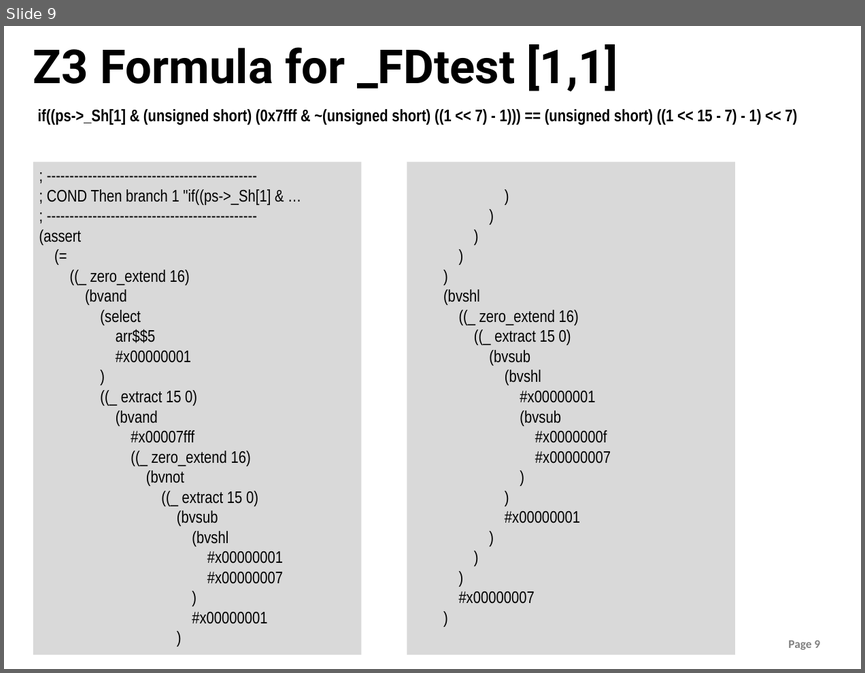
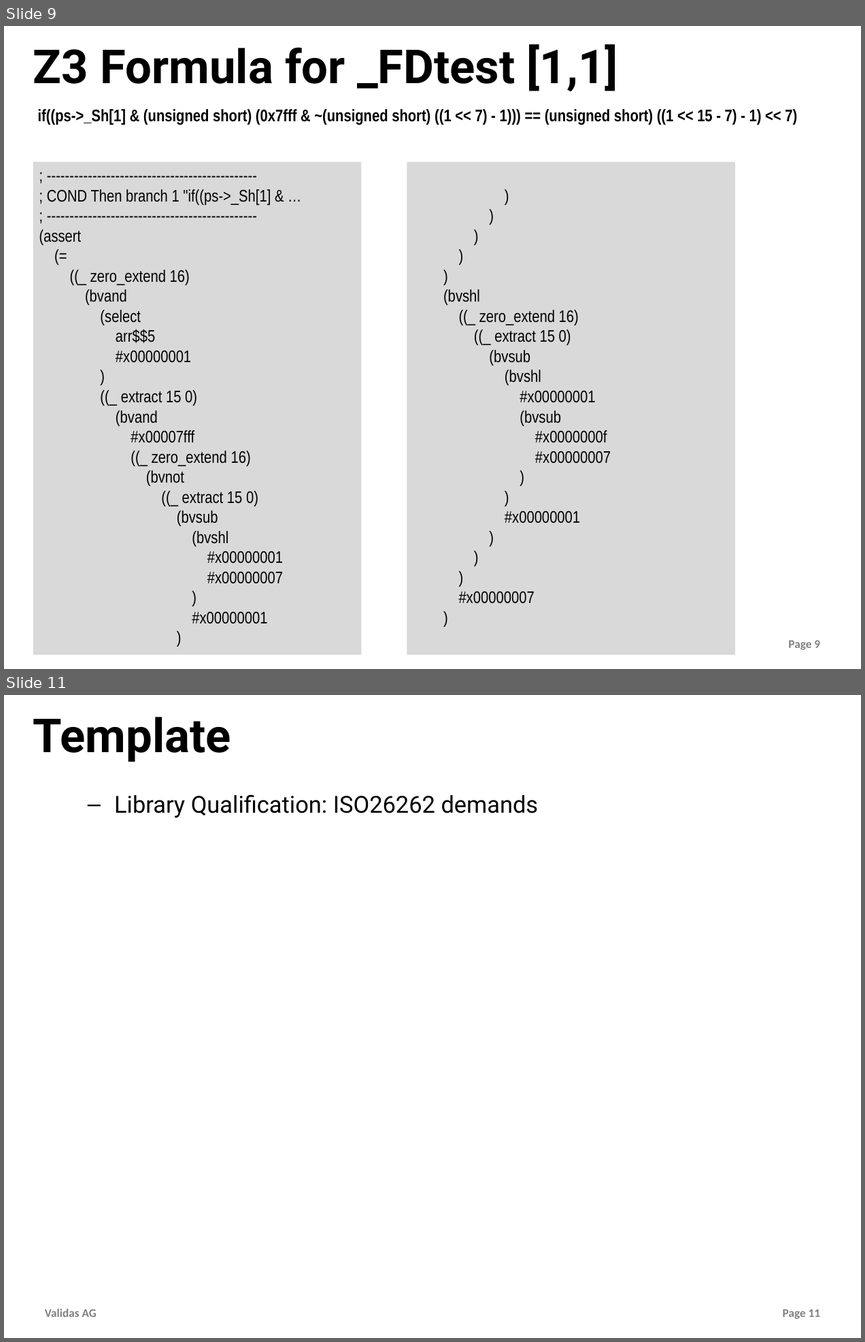
Before and after one commit to theoremprover/tvg, a slide deck: Vortraege/tvg.pptx. Shown one above the other, each under a label of ours: slide 9 before the commit, slides 9 and 11 after it; the slides between them are not shown. The pictures are 865x673 and 865x1342 pixels, drawn with LibreOffice and Linux fonts; fonts in the diff are those of the drawing; background and template pictures are left out. Boxes give left, top, right and bottom in pixels: in the first picture for what was removed or moved away, otherwise in the second. Text is boxed around its words. In the diff, an @@ line names an element or a change of style, - is before the commit and + after.

```diff
--- a/Vortraege/tvg.pptx
+++ b/Vortraege/tvg.pptx
@@ slide 11 added at box(4, 695, 861, 1338), background #FFFFFF; not listed: 2 template elements that a slide beside it also shows @@
@@ title added at box(33, 717, 231, 762), 56 pt, text #000000, bold @@
+Template
@@ text added at box(114, 794, 538, 818), 28 pt, text #000000 @@
+  – Library Qualification: ISO26262 demands
```
Also in this commit, not shown: 2 other slides added, 1 other file.
